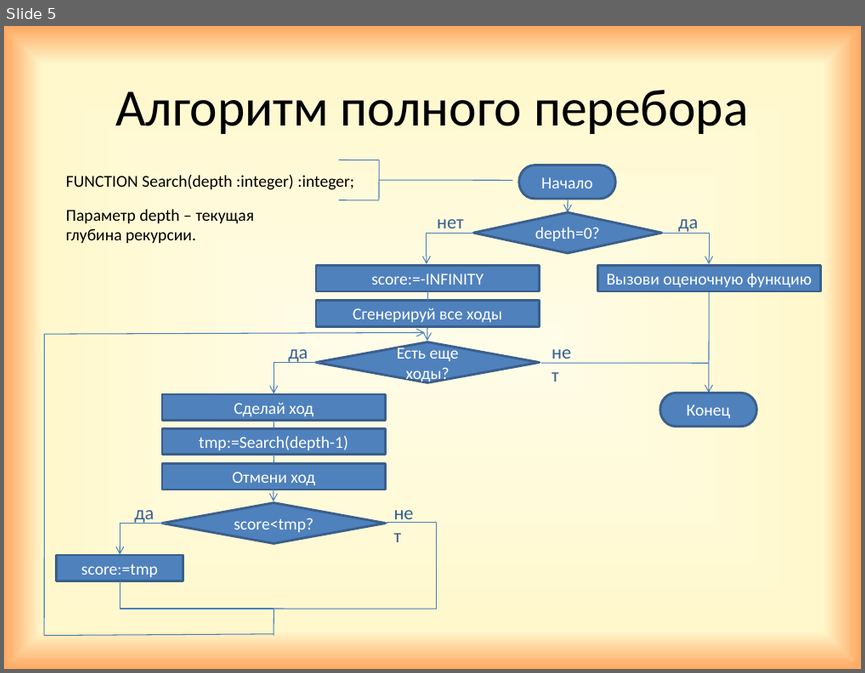
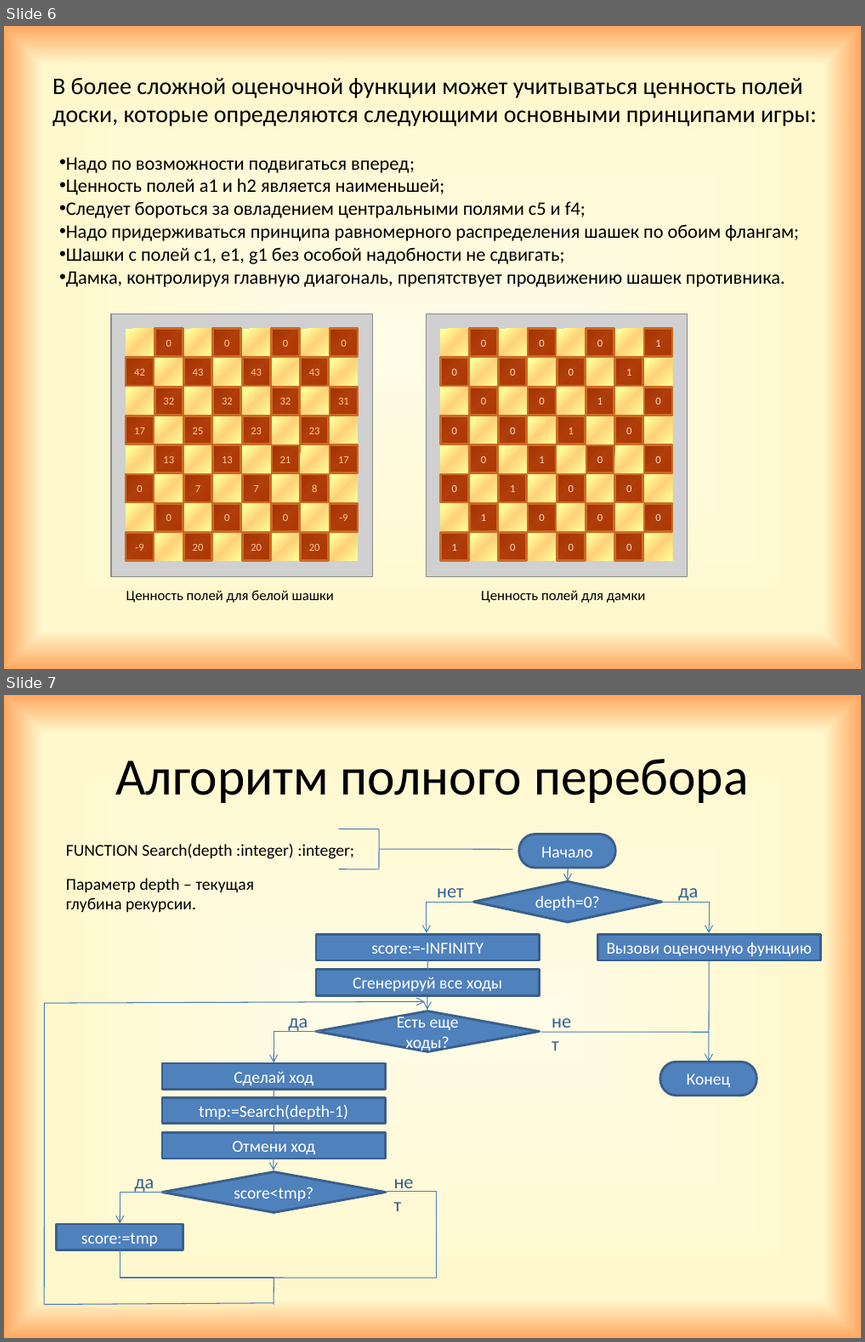
Before and after one commit to GrachevaElena/Checkers, a slide deck: Project.pptx. Shown one above the other, each under a label of ours: slide 5 before the commit, slides 6 and 7 after it. The pictures are 865x673 and 865x1342 pixels, drawn with LibreOffice and Linux fonts; fonts in the diff are those of the drawing; grey boxes stand for pictures. Boxes give left, top, right and bottom in pixels: in the first picture for what was removed or moved away, otherwise in the second. Text is boxed around its words. In the diff, an @@ line names an element or a change of style, - is before the commit and + after.

```diff
--- a/Project.pptx
+++ b/Project.pptx
@@ slide 6 added at [4, 26, 861, 669], background gradient #FFFCE7 to #FFF8CD to #FFA861 @@
@@ text added at [52, 78, 817, 126], 20 pt, text #000000 @@
+В более сложной оценочной функции может учитываться ценность полей доски, которые определяются следующими основными принципами игры:
@@ text added at [66, 157, 799, 287], 16 pt, text #000000 @@
+• Надо по возможности подвигаться вперед;
+• Ценность полей a1 и h2 является наименьшей;
+• Следует бороться за овладением центральными полями c5 и f4;
+• Надо придерживаться принципа равномерного распределения шашек по обоим флангам;
+• Шашки с полей c1, e1, g1 без особой надобности не сдвигать;
+• Дамка, контролируя главную диагональ, препятствует продвижению шашек противника.
@@ group added at [426, 314, 687, 602]: 64 rectangles, 1 text, 1 picture @@
+Ценность полей для дамки
+0
+0
+0
+0
+0
+1
+0
+0
+0
+0
+0
+0
+1
+1
+0
+0
+0
+0
+0
+0
+1
+1
+0
+0
+0
+1
+0
+1
+0
+0
+0
+1
@@ group added at [111, 314, 372, 602]: 64 rectangles, 1 picture, 1 text @@
+21
+43
+0
+0
+0
+0
+31
+17
+20
+8
+-9
+23
+43
+32
+42
+32
+32
+43
+0
+7
+23
+13
+25
+17
+13
+7
+0
+0
+0
+20
+20
+-9
+Ценность полей для белой шашки
@@ what was slide 5 is now slide 7 @@
```
Also in this commit, not shown: 1 other slide added, 1 slide removed.
